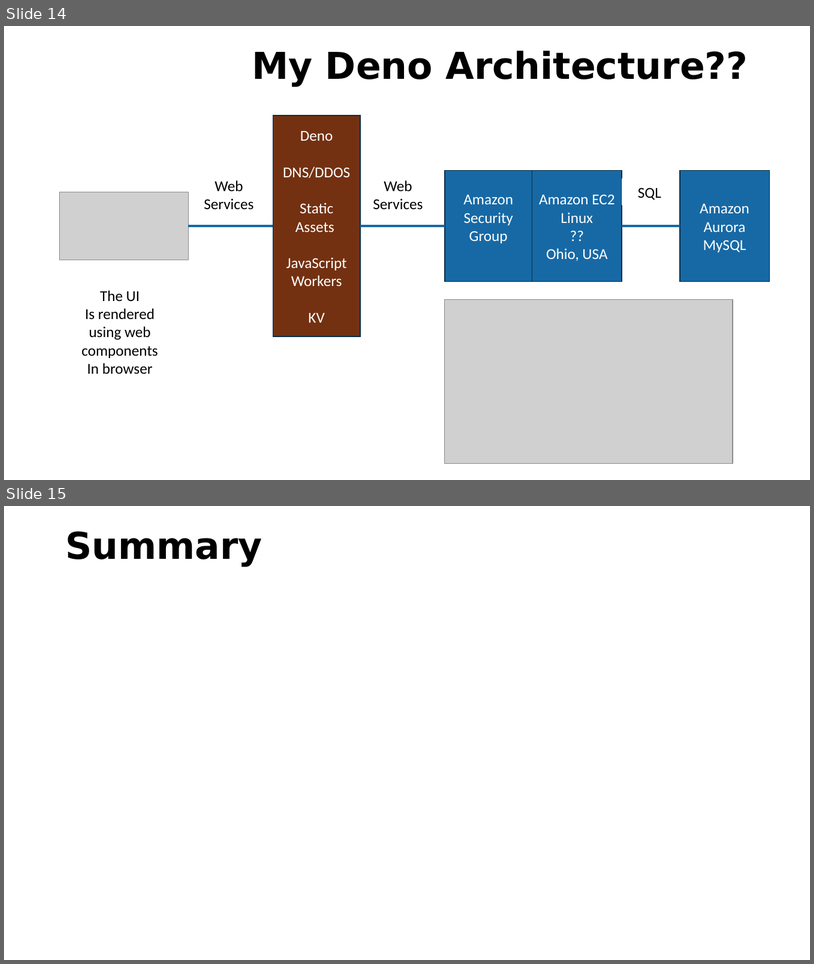
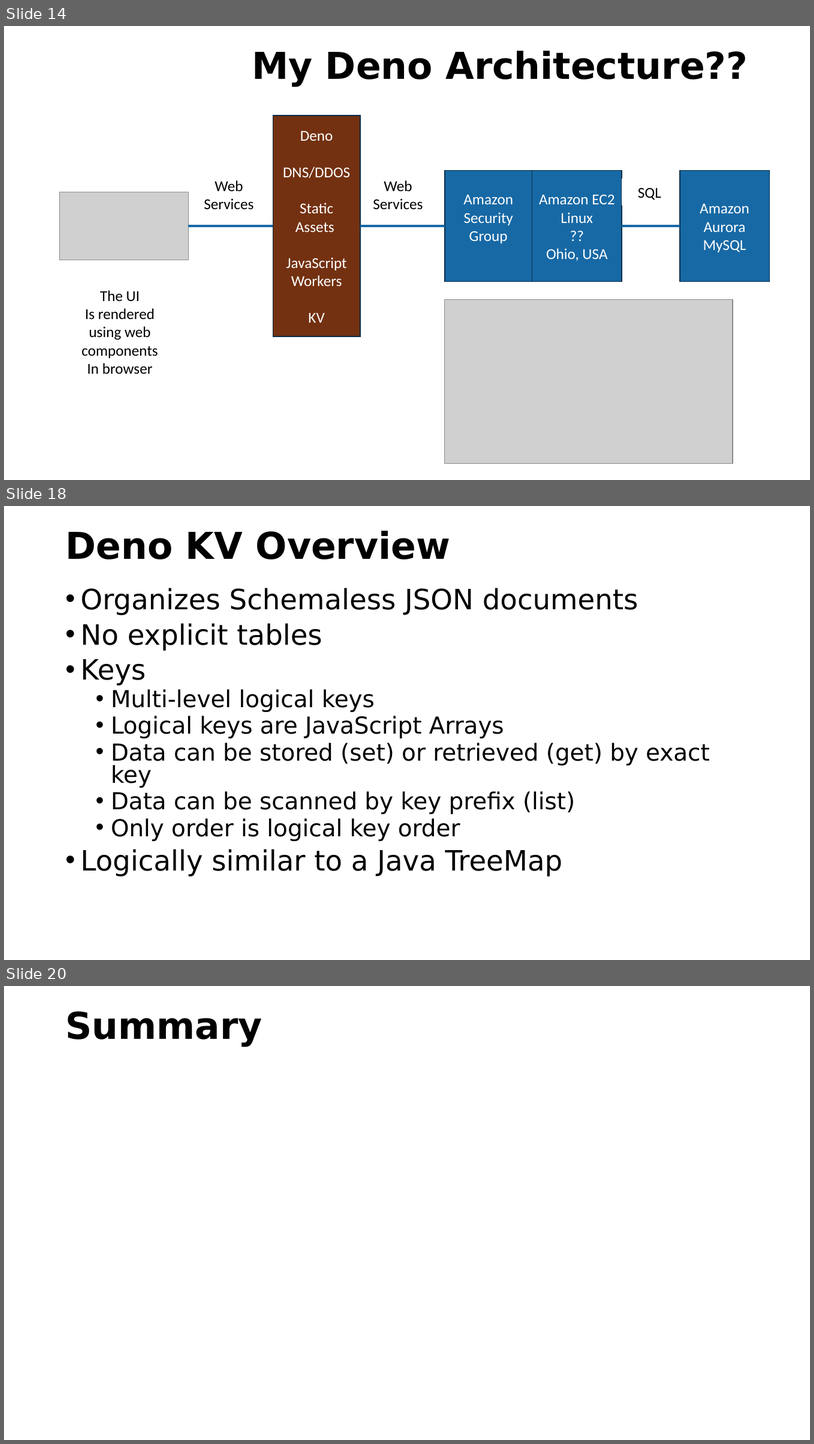
Before and after one commit to csev/pg4e, a slide deck: lectures/07-DenoKV.pptx. Shown one above the other, each under a label of ours: slides 14 and 15 before the commit, slides 14, 18 and 20 after it; the slides between them are not shown. The pictures are 814x964 and 814x1444 pixels, drawn with LibreOffice and Linux fonts; fonts in the diff are those of the drawing; grey boxes stand for pictures. Boxes give left, top, right and bottom in pixels: in the first picture for what was removed or moved away, otherwise in the second. Text is boxed around its words. In the diff, an @@ line names an element or a change of style, - is before the commit and + after.

```diff
--- a/lectures/07-DenoKV.pptx
+++ b/lectures/07-DenoKV.pptx
@@ slide 18 added at [4,506,810,960], background #FFFFFF @@
@@ title added at [65,531,450,559], 44 pt, text #000000, bold @@
+Deno KV Overview
@@ text added at [81,588,710,876], 27.8 pt, text #000000 @@
+• Organizes Schemaless JSON documents
+• No explicit tables
+• Keys
+  • Multi-level logical keys
+  • Logical keys are JavaScript Arrays
+  • Data can be stored (set) or retrieved (get) by exact key
+  • Data can be scanned by key prefix (list)
+  • Only order is logical key order
+• Logically similar to a Java TreeMap
@@ what was slide 15 is now slide 20 @@
```
Also in this commit, not shown: 2 slides changed, 4 other slides added, 4 other files.
